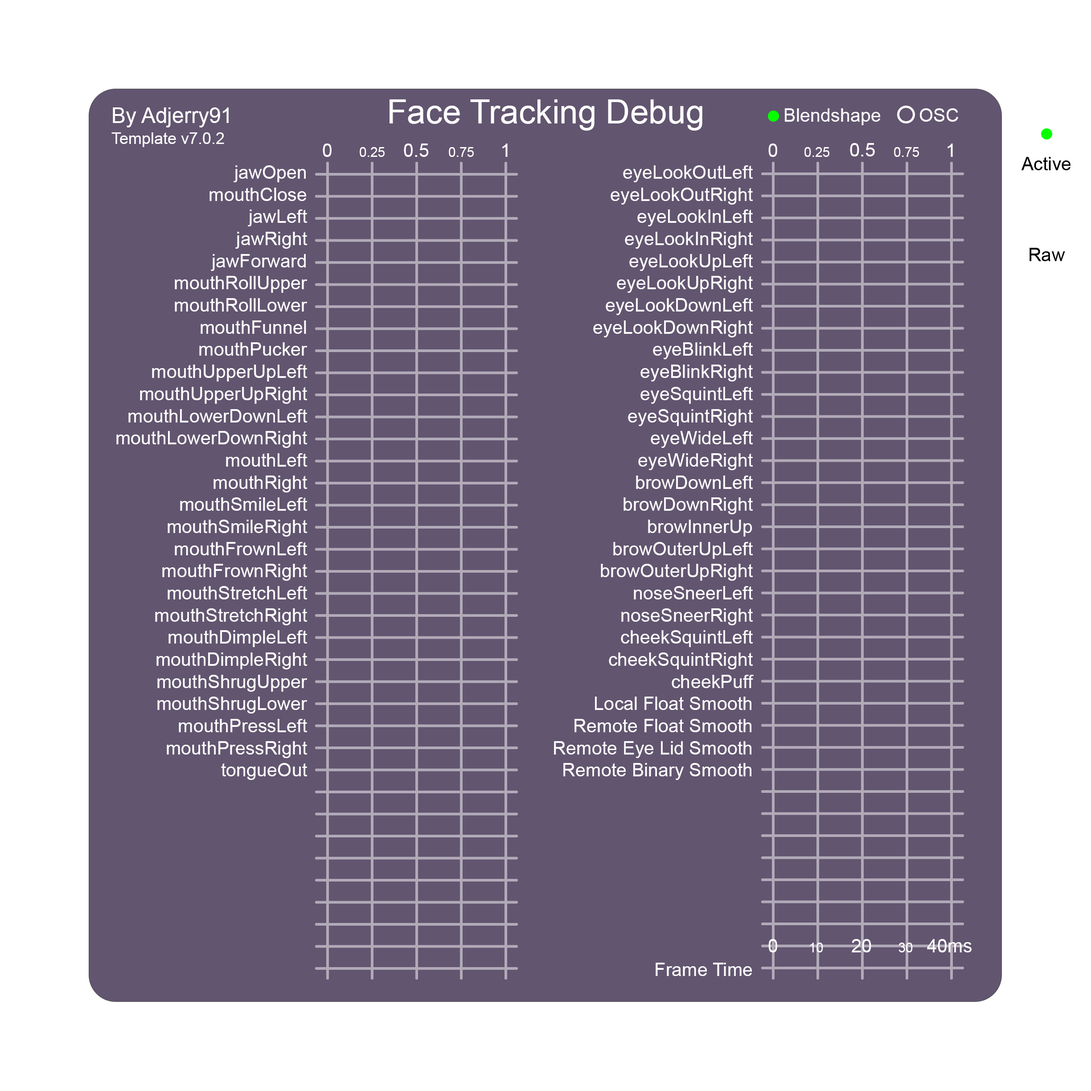
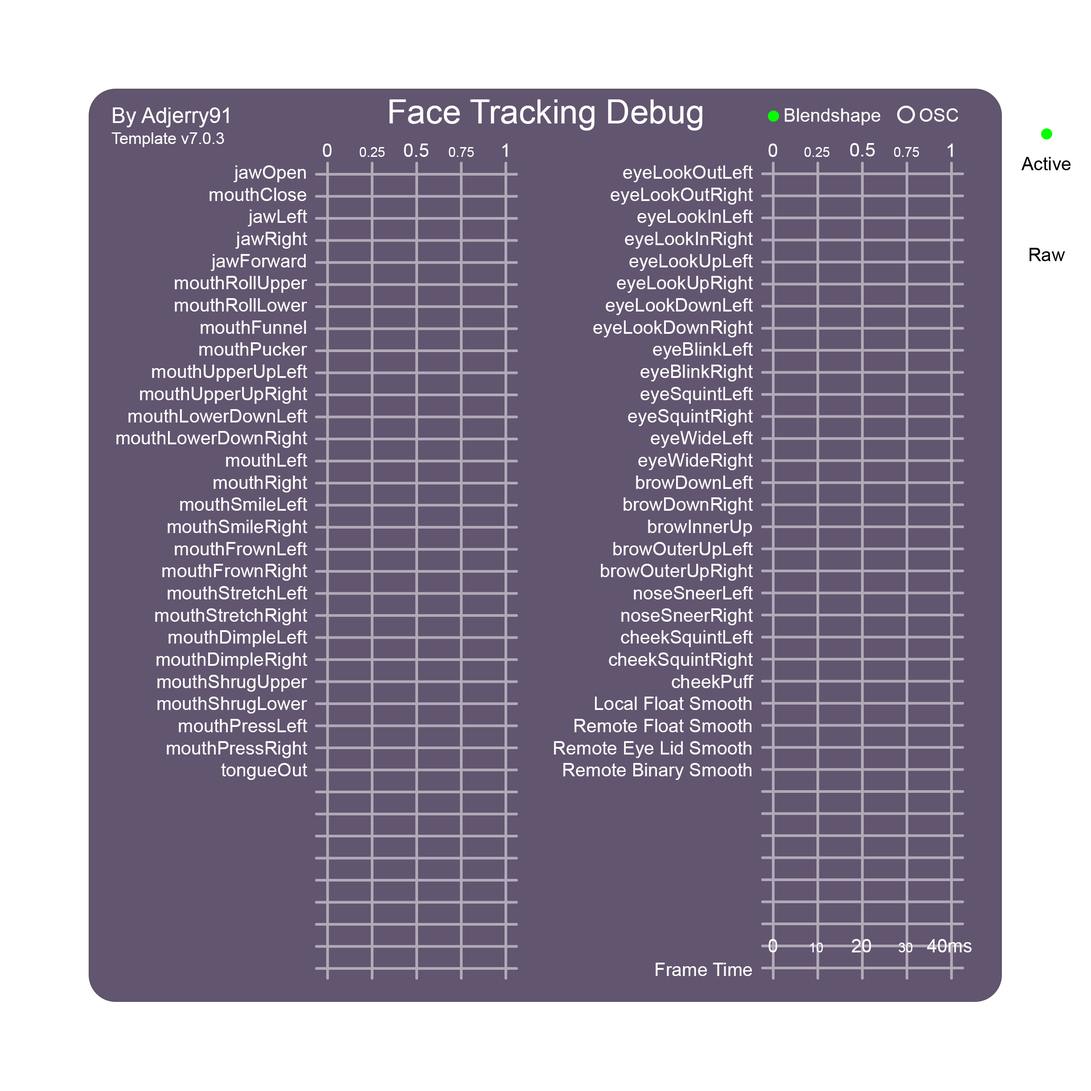
Comparing the layer stacks of the two w=1091, h=1091 images. Changes:
painted on "Template Version" over [216, 132, 225, 145]
